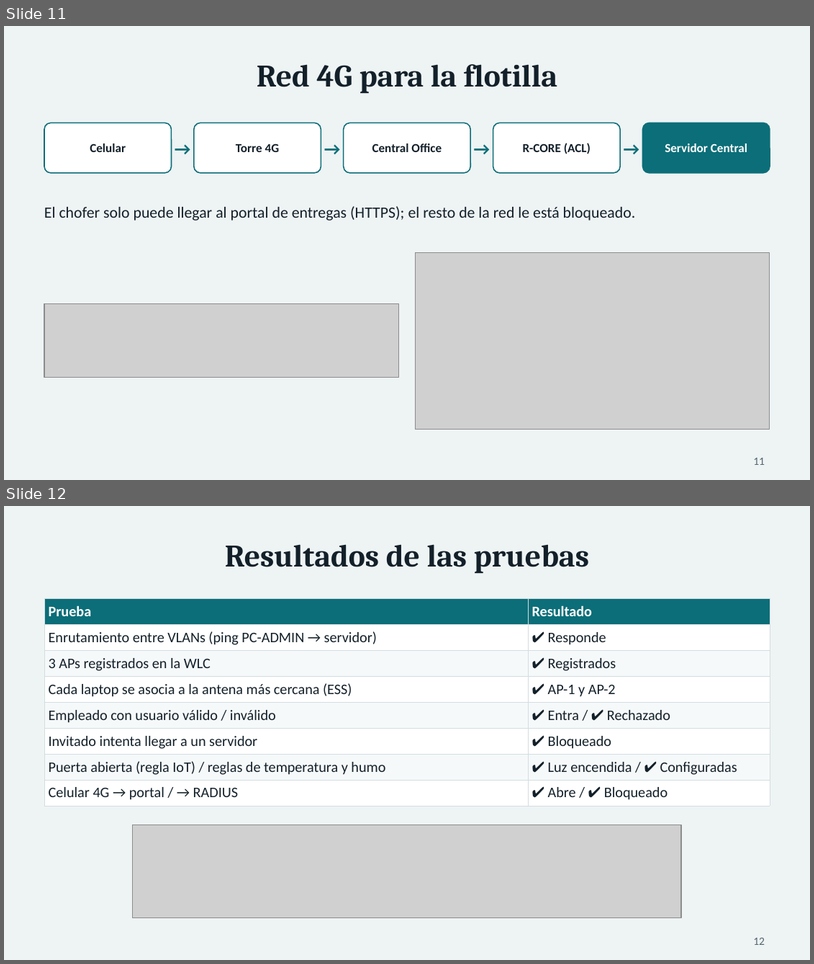
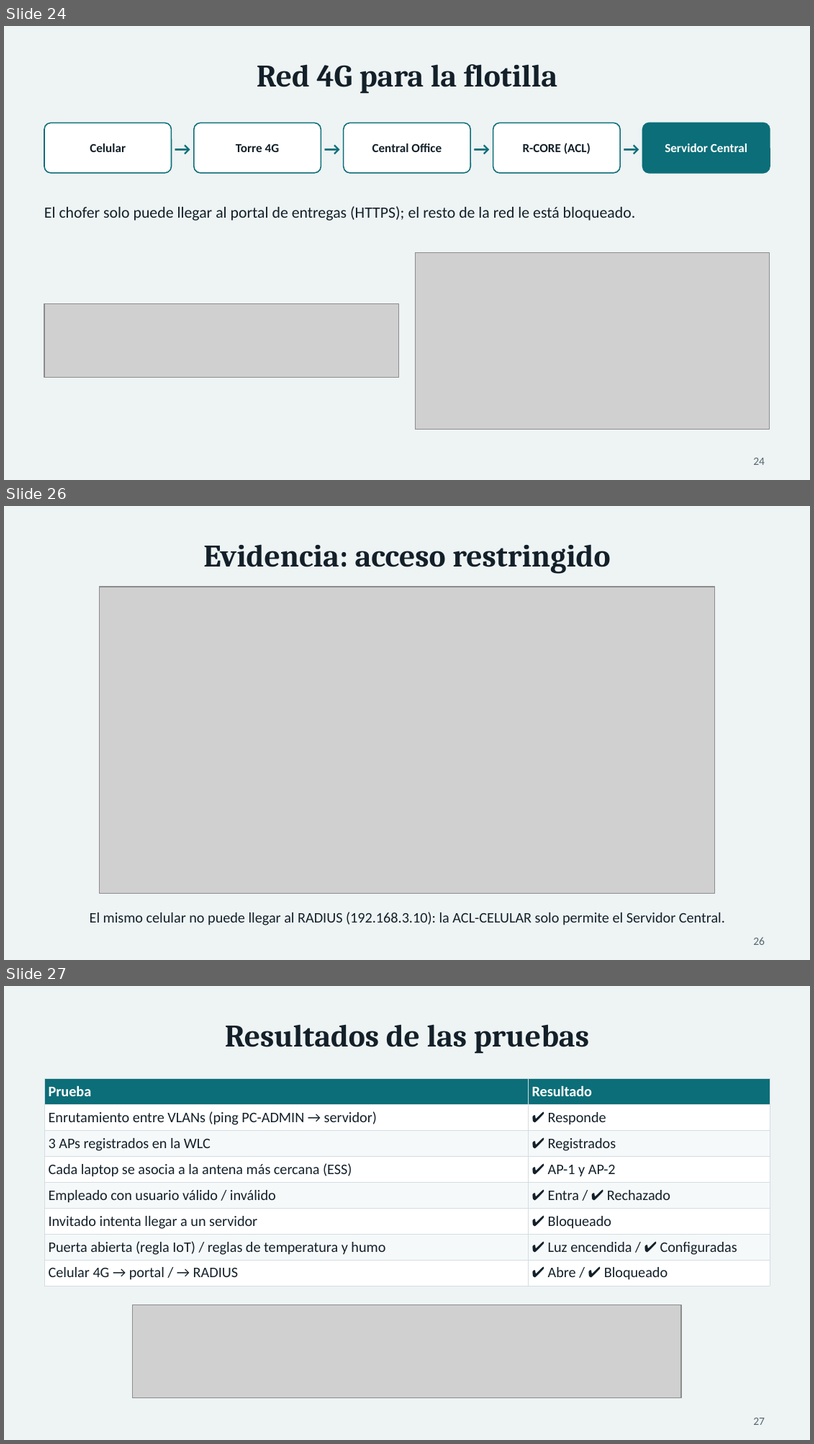
Before and after one commit to USX22/inalambricreds2, a slide deck: entregables/Presentacion_InnovaLogistics.pptx. Shown one above the other, each under a label of ours: slides 11 and 12 before the commit, slides 24, 26 and 27 after it; the slides between them are not shown. The pictures are 814x964 and 814x1444 pixels, drawn with LibreOffice and Linux fonts; fonts in the diff are those of the drawing; grey boxes stand for pictures. Boxes give left, top, right and bottom in pixels: in the first picture for what was removed or moved away, otherwise in the second. Text is boxed around its words. In the diff, an @@ line names an element or a change of style, - is before the commit and + after.

```diff
--- a/entregables/Presentacion_InnovaLogistics.pptx
+++ b/entregables/Presentacion_InnovaLogistics.pptx
@@ slide 26 added at [4, 506, 810, 960], background #EEF3F4 @@
@@ title added at [203, 544, 610, 574], 28 pt, text #132029, bold @@
+Evidencia: acceso restringido
@@ picture added at [99, 587, 715, 893] @@
@@ text added at [90, 911, 725, 925], 13 pt, text #132029 @@
+El mismo celular no puede llegar al RADIUS (192.168.3.10): la ACL-CELULAR solo permite el Servidor Central.
@@ page number added at [754, 937, 765, 944], 10 pt, text #55666F @@
+26
@@ what was slide 11 is now slide 24 @@
@@ page number at [754, 457, 765, 464]: text changed @@
-11
+24
@@ what was slide 12 is now slide 27 @@
@@ page number at [754, 1417, 765, 1424]: text changed @@
-12
+27
```
Also in this commit, not shown: 14 other slides added, 14 other files.
